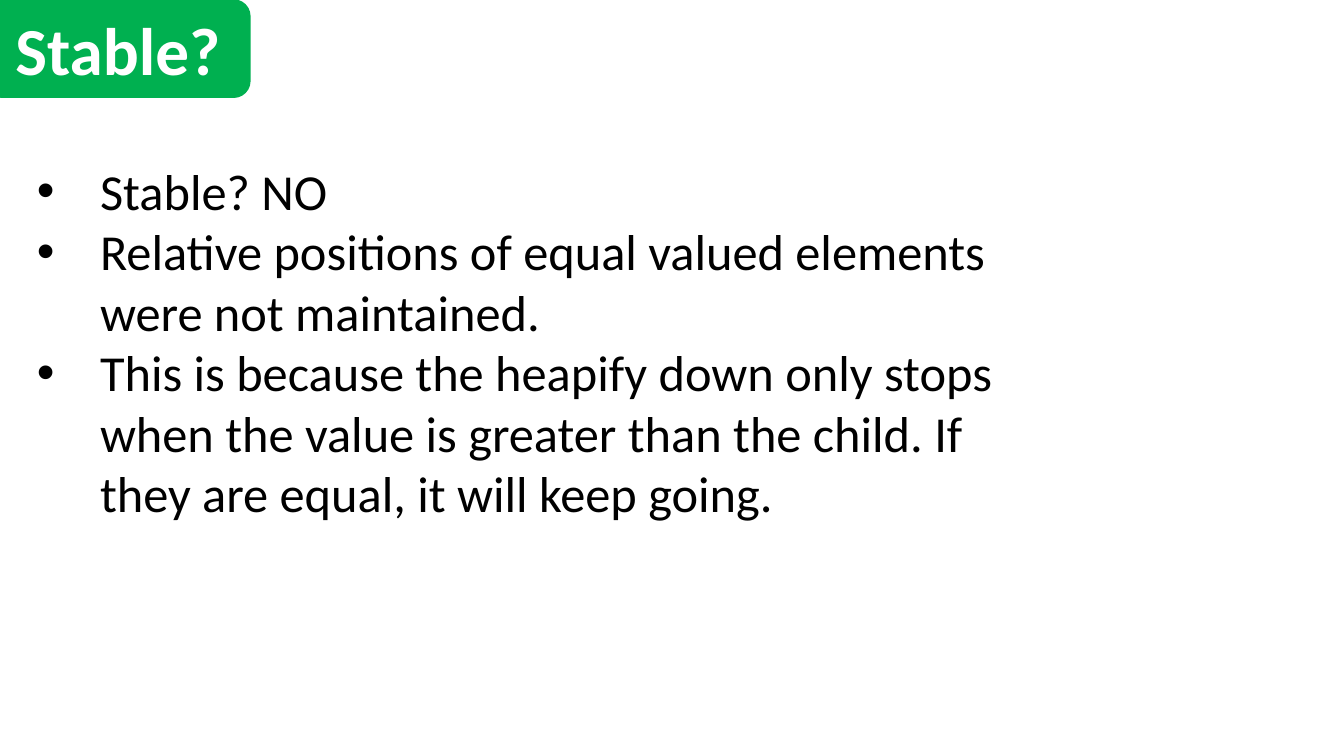
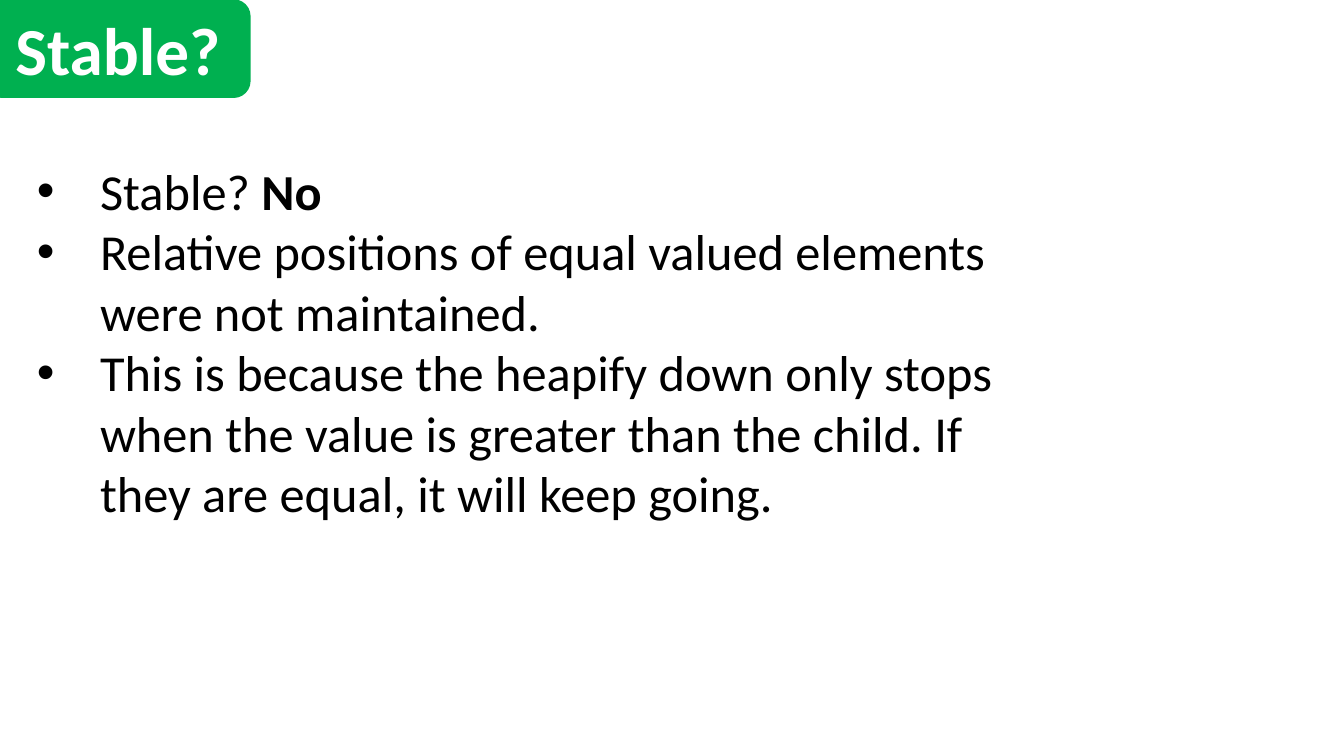
Before and after one commit to lucas-two/Ball-Picker-Algorithm, a slide deck: slide 25 of s5132841_Algorithm_Assignment_2.pptx. Drawn at 1344x756 pixels with LibreOffice and Linux fonts; fonts in the diff are those of the drawing. Boxes give left, top, right and bottom in pixels: in the first picture for what was removed or moved away, otherwise in the second. Text is boxed around its words. In the diff, an @@ line names an element or a change of style, - is before the commit and + after.

```diff
--- a/s5132841_Algorithm_Assignment_2.pptx
+++ b/s5132841_Algorithm_Assignment_2.pptx
@@ text at (100, 175, 321, 211): text changed @@
-• Stable? NO
+• Stable? No
```
Also in this commit, not shown: 3 other slides changed, 2 other files.
